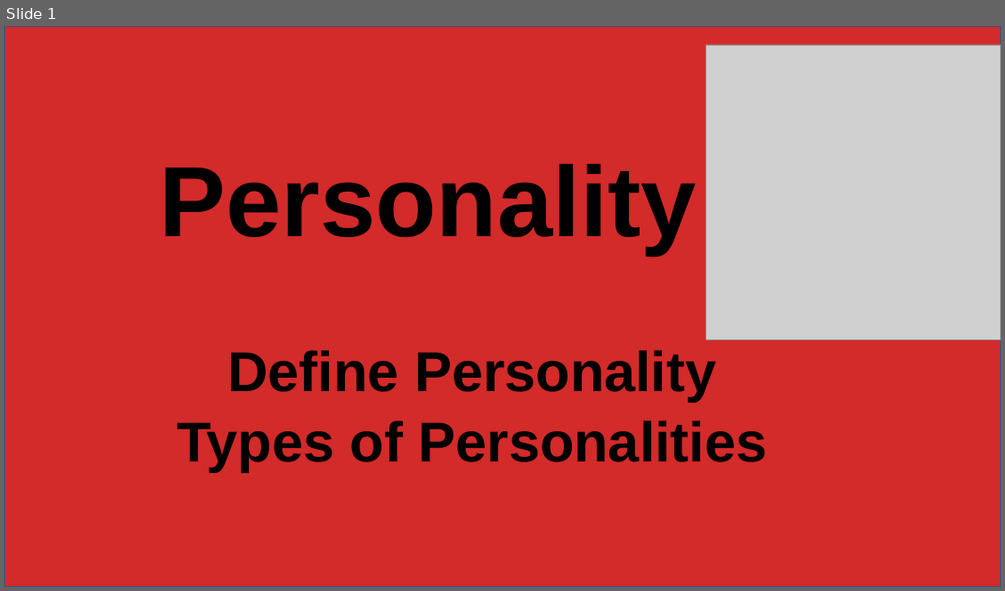
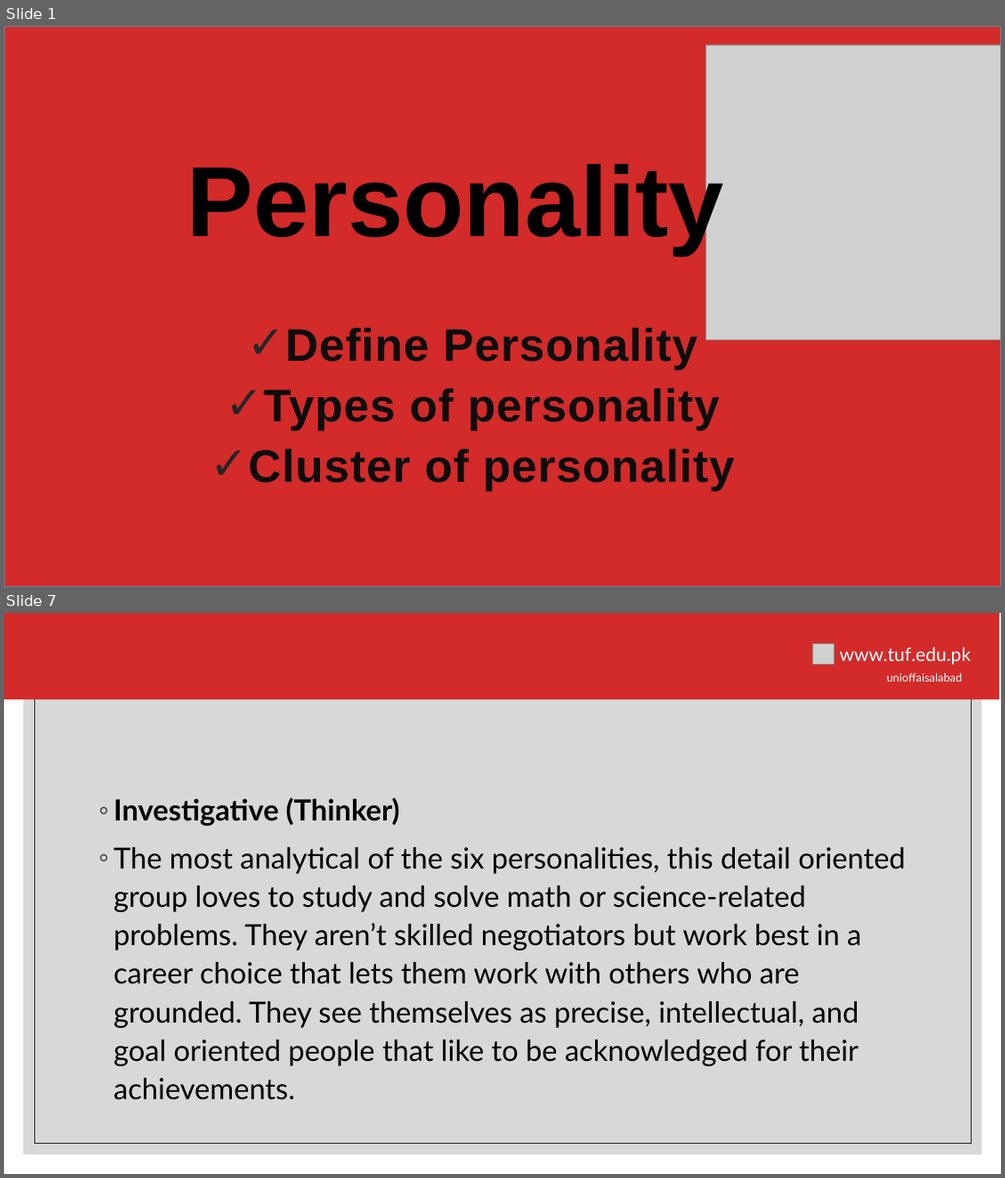
Before and after one commit to hamnasz/Semester-IV, a slide deck: Psychology/Mids/Slides/Lecture # 6.pptx. Shown one above the other, each under a label of ours: slide 1 before the commit, slides 1 and 7 after it; the slides between them are not shown. The pictures are 1005x591 and 1005x1178 pixels, drawn with LibreOffice and Linux fonts; fonts in the diff are those of the drawing; grey boxes stand for pictures; background and template pictures are left out. Boxes give left, top, right and bottom in pixels: in the first picture for what was removed or moved away, otherwise in the second. Text is boxed around its words. In the diff, an @@ line names an element or a change of style, - is before the commit and + after.

```diff
--- a/Psychology/Mids/Slides/Lecture # 6.pptx
+++ b/Psychology/Mids/Slides/Lecture # 6.pptx
@@ slide 7 added at (4, 613, 1001, 1174), background #FFFFFF @@
@@ rectangle added at (24, 633, 982, 1154), fill #BFBFBF at 60% opacity @@
@@ rectangle added at (34, 643, 971, 1143), outline #262626 0.5 pt @@
@@ group added at (4, 613, 999, 699): 2 texts, 1 rectangle, 1 picture @@
+unioffaisalabad
+www.tuf.edu.pk
@@ text added at (113, 797, 905, 1100), 28 pt, text #000000 @@
+◦ Investigative (Thinker)
+◦ The most analytical of the six personalities, this detail oriented group loves to study and solve math or science-related problems. They aren’t skilled negotiators but work best in a career choice that lets them work with others who are grounded. They see themselves as precise, intellectual, and goal oriented people that like to be acknowledged for their achievements.
@@ slide 1 changed as well @@
@@ rectangle at (4, 26, 1001, 587): outline #325491 1 pt to #6D879B 1 pt @@
@@ rectangle added at (111, 130, 894, 483), fill #FFFFFF @@
@@ text "Personality" rewrapped from (160, 164, 696, 254) to (187, 157, 724, 254) @@
@@ subtitle "Define Personality": place and size @@
-subtitle "Define Personality" at (177, 350, 768, 472)
+subtitle "Define Personality" at (248, 328, 735, 491)
@@ subtitle at (285, 328, 697, 370): size 54 to 44 pt, text colour #000000 to #0D0D0D, letter spacing 0 to 0.8 pt in "Define Personality"; bullet none to ✓; line spacing 0.9 to 1.1; less space between paragraphs @@
@@ subtitle at (248, 388, 735, 491): text changed; size 54 to 44 pt; text colour #000000 to #0D0D0D @@
-Types of Personalities
+✓ Types of personality
+✓ Cluster of personality
```
Also in this commit, not shown: 2 other slides changed, 8 other slides added, 9 slides removed, 4 other files.
